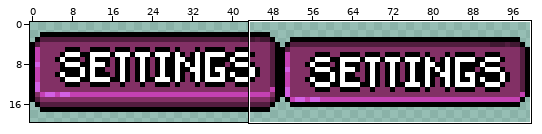
Pixel-art file, stored at Assets/Sprites/UI/Buttons/buttonTest-Sheet.aseprite. The picture above shows the old version from afar; the outline marks the close-up.
Close-up. First the earlier version:
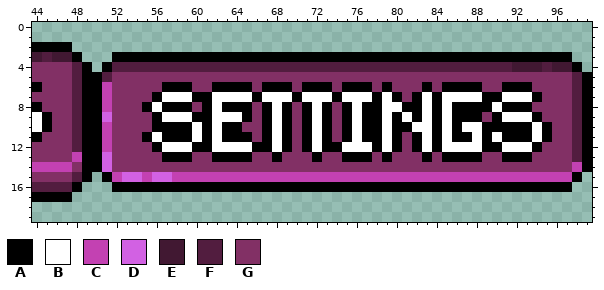
100x20 pixels, 1 frame. Shown: x 44..99, y 0..19.
Palette (. is transparent): A #000000  B #ffffff  C #c341b2  D #d261e3  E #411832  F #521d3f  G #823065
Pixels before, first column x 44:
 2 AAAA....................................................
 3 EFEEA...AAAAAAAAAAAAAAAAAAAAAAAAAAAAAAAAAAAAAAAAAAAAAA..
 4 GGGGFA.AFFFFFFFFFFFFFFFFFFFFFFFFFFFFFFFFFFFFFFFFEEEFEEA.
 5 GGGGFAAFGGGGGGGGGGGGGGGGGGGGGGGGGGGGGGGGGGGGGGGGGGGGGGFA
 6 AGGGFAACGGGGGAAAGGAAAAGAAAGAAAGAAAGAGGGAGAAAAGGAAAGGGGFA
 7 GGGGFAACGGGGABBBAABBBBABBBABBBABBBABAGABABBBBAABBBAGGGFA
 8 AGGGFAACGGGABAAAGABAAAGABAGABAGABAABBAABABAAAABAAAGGGGFA
 9 BAGGFAADGGGGABBBAABBBAGABAGABAGABAABABABABAAAGABBBAGGGFA
10 BAGGFAACGGGGAAAABABAAGGABAGABAGABAABAABBABABBAAAAABAGGFA
11 AGGGFAACGGGABAAABABAAAGABAGABAGABAABAGABABAABABAAABAGGFA
12 GGGGFAACGGGGABBBAABBBBAABAGABAABBBABAGABABBBBAABBBAGGGFA
13 GGGGCAADGGGGGAAAGGAAAAGGAGGGAGGAAAGAGGGAGAAAAGGAAAGGGGFA
14 CCCCGAADGGGGGGGGGGGGGGGGGGGGGGGGGGGGGGGGGGGGGGGGGGGGGGCA
15 GGGGFA.ACDDCDDCCCCCCCCCCCCCCCCCCCCCCCCCCCCCCCCCCCCCCCCA.
16 FFFFA...AAAAAAAAAAAAAAAAAAAAAAAAAAAAAAAAAAAAAAAAAAAAAA..
17 AAAA....................................................
New version:
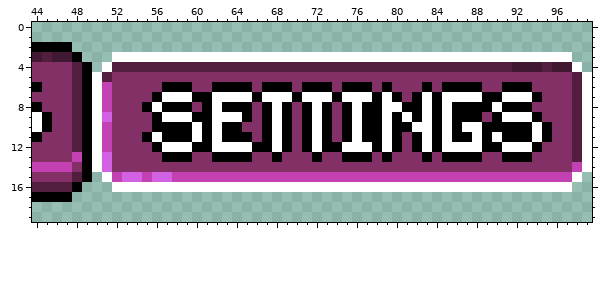
Change:
{"y":3,"x":52,"old":"AAAAAAAAAAAAAAAAAAAAAAAAAAAAAAAAAAAAAAAAAAAAAA","new":"BBBBBBBBBBBBBBBBBBBBBBBBBBBBBBBBBBBBBBBBBBBBBB"}
{"y":4,"x":51,"old":"A","new":"B"}
{"y":4,"x":98,"old":"A","new":"B"}
{"y":5,"x":50,"old":"A","new":"B"}
{"y":5,"x":99,"old":"A","new":"B"}
{"y":6,"x":50,"old":"A","new":"B"}
{"y":6,"x":99,"old":"A","new":"B"}
{"y":7,"x":50,"old":"A","new":"B"}
{"y":7,"x":99,"old":"A","new":"B"}
{"y":8,"x":50,"old":"A","new":"B"}
{"y":8,"x":99,"old":"A","new":"B"}
{"y":9,"x":50,"old":"A","new":"B"}
{"y":9,"x":99,"old":"A","new":"B"}
{"y":10,"x":50,"old":"A","new":"B"}
{"y":10,"x":99,"old":"A","new":"B"}
{"y":11,"x":50,"old":"A","new":"B"}
{"y":11,"x":99,"old":"A","new":"B"}
{"y":12,"x":50,"old":"A","new":"B"}
{"y":12,"x":99,"old":"A","new":"B"}
{"y":13,"x":50,"old":"A","new":"B"}
{"y":13,"x":99,"old":"A","new":"B"}
{"y":14,"x":50,"old":"A","new":"B"}
{"y":14,"x":99,"old":"A","new":"B"}
{"y":15,"x":51,"old":"A","new":"B"}
{"y":15,"x":98,"old":"A","new":"B"}
{"y":16,"x":52,"old":"AAAAAAAAAAAAAAAAAAAAAAAAAAAAAAAAAAAAAAAAAAAAAA","new":"BBBBBBBBBBBBBBBBBBBBBBBBBBBBBBBBBBBBBBBBBBBBBB"}
{"label":"changed","picture_box":[92,52,592,192]}
